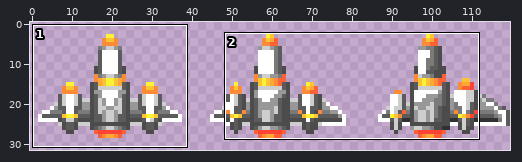
Sprite sheet, stored at Assets/Sprites/Spaceship/default_ship.png. Above, an overview of the earlier version with the close-up marked.
Close-up. First the earlier version:
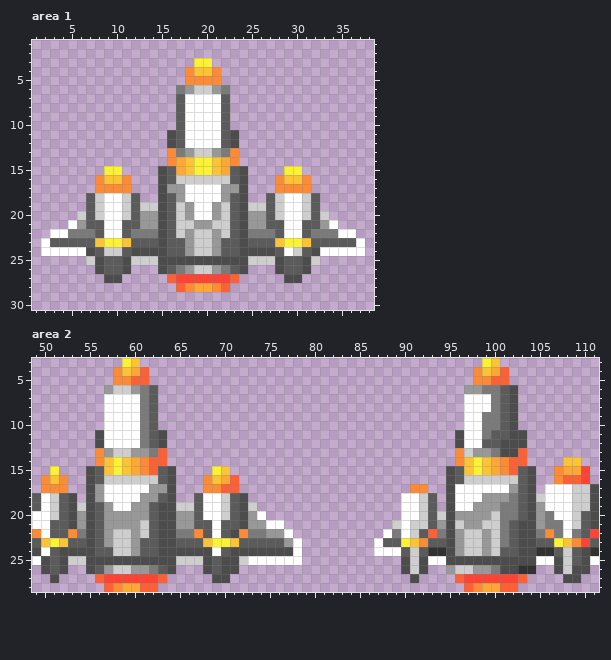
The file is 120x32 pixels. Shown: area 1: x 1..38, y 1..30; area 2: x 49..111, y 3..28.
The same view after the edit:
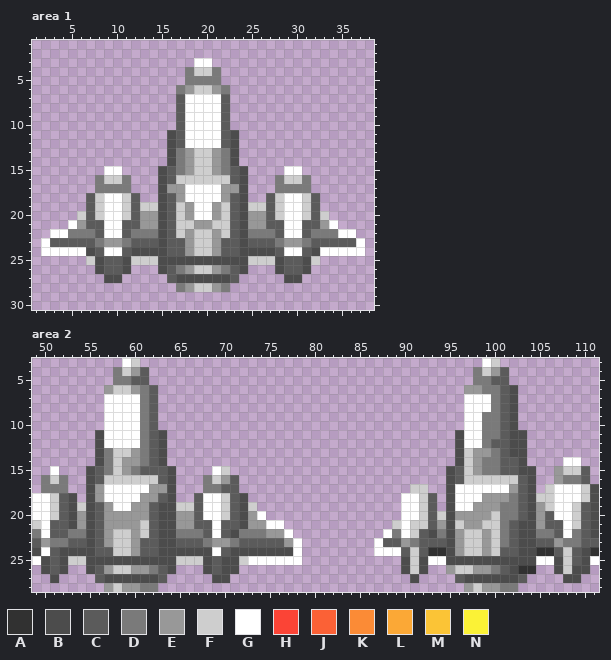
Palette (. is transparent): A #313131  B #4c4c4c  C #5b5b5b  D #7a7a7a  E #989898  F #cecece  G #ffffff  H #fb4436  J #fb6136  K #fb8b36  L #fba836  M #fbc436  N #fbf236
Difference:
Area 1:
y 3: x 19..20 NN -> GG
y 4: x 18..21 KMMK -> DFFD
y 5: x 18..21 KKKK -> DDDD
y 13: x 16 K -> B; x 23 K -> B
y 14: x 16..23 KLMNNMLK -> BDEFFEDB
y 15: x 9..10 NN -> GG; x 17..22 LMNNML -> DEFFED; x 29..30 NN -> GG
y 16: x 8..11 KMMK -> DFFD; x 28..31 KMMK -> DFFD
y 17: x 8..11 KKKK -> DDDD; x 28..31 KKKK -> DDDD
y 23: x 8..11 MNNM -> DEED; x 28..31 MNNM -> DEED
y 24: x 9..10 FF -> GG; x 30 F -> G
y 27: x 16..23 JHHHHHHJ -> CBBBBBBC
y 28: x 17..22 JKLLKJ -> DEFFED
Area 2:
y 3: x 59..60 NM -> GF; x 99..100 NM -> GF
y 4: x 58..61 KMLJ -> DFEC; x 98..101 KMLJ -> DFEC
y 5: x 58..61 KKJJ -> DDCC; x 98..101 KKJJ -> DDCC
y 11: x 100 C -> D
y 12: x 99 C -> D; x 101 B -> C
y 13: x 56..57 KE -> BD; x 61..63 EDJ -> DCB; x 96 K -> B; x 101 B -> C; x 103 J -> B
y 14: x 56..63 KMNMLKJJ -> BDFEEDCB; x 96..103 KMNMLKJJ -> BFEDDCCB; x 108..109 MM -> GG
y 15: x 51 N -> G; x 57..62 MNMLKJ -> DFEDCC; x 69..70 NM -> GF; x 97..103 MNMLKJC -> FEDDCCB; x 107..110 KLLH -> EFFC
y 16: x 50..52 KMK -> DFD; x 68..71 KMLJ -> DFEC; x 107..110 KJJH -> EDDC
y 17: x 50..52 KKK -> DDD; x 68..71 KKJJ -> DDCC; x 91..92 KK -> FF; x 106 G -> F; x 109 F -> G
y 18: x 49 C -> G; x 106 G -> F; x 109 F -> G
y 19: x 49 C -> G; x 106 G -> F; x 110 F -> C
y 20: x 106 D -> C
y 21: x 49 G -> F; x 106..107 DD -> CC
y 22: x 49 K -> D; x 53 K -> D; x 67 K -> D; x 72 K -> D; x 93 J -> B; x 106..107 KD -> DC; x 111 H -> B
y 23: x 50..52 MNM -> EDD; x 68..71 MNNM -> DEED; x 90..92 NMK -> EDC; x 107..110 NMKH -> EDDC
y 26: x 101 B -> C
y 27: x 56..63 JHHHHHHJ -> CBBBBBBC; x 96..103 JHHHHHHJ -> CBBBBBBC
y 28: x 57..62 JKLLJJ -> EFEEDD; x 97..102 JKLLJJ -> EFEEDD
